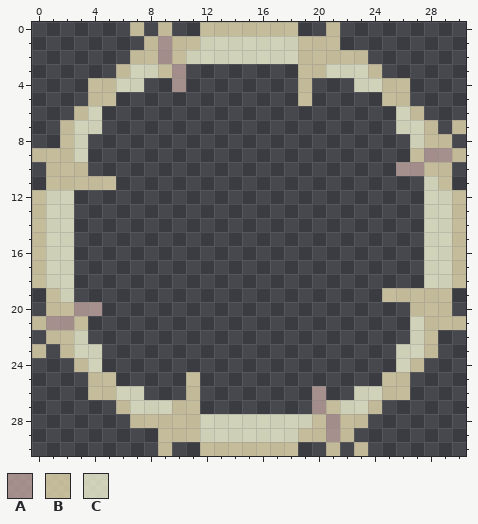
File history of a pixel-art file, Sprite/2024_05_26.aseprite. This is how it looked before the edit.
31x31 pixels, 1 frame.
Palette (. is transparent): A #c6a8a3c0  B #ede2b4c0  C #ffffdec0
After:
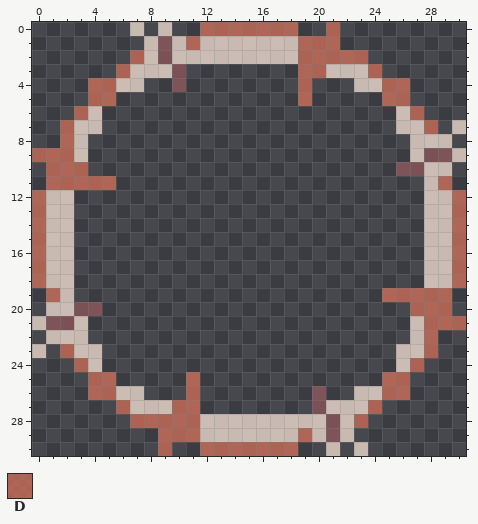
Colours new in this view: D #d17058c0
Changes in this commit:
Colour A changes from #c6a8a3c0 to #92585dc0.
Colour C changes from #ffffdec0 to #f6e4d4c0.
Colour B gives way to colour C in row 0 at x 7 and 9; in rows 1 to 2 at x 8 and 10; in row 3 at x 9; in row 7 at x 30; in row 8 at x 28 to 29; in row 9 at x 27 and 30.
Colour B gives way to colour C in row 10 at x 28 to 29; in row 20 at x 1 to 2; in row 21 at x 0 and 3; in row 22 at x 1 to 2; in row 23 at x 0; in row 27 at x 21.
Colour B gives way to colour C in rows 28 to 29 at x 20 and 22; in row 30 at x 21 and 23.
Colour B gives way to colour D in row 0 at x 12 to 18 and 21; in row 1 at x 11 and 19 to 21; in row 2 at x 7 and 19 to 23; in row 3 at x 6, 19 to 20 and 24; in rows 4 to 5 at x 4 to 5, 19 and 25 to 26; in row 6 at x 3 and 27.
Colour B gives way to colour D in row 7 at x 2 and 28; in row 8 at x 2; in row 9 at x 0 to 2; in row 10 at x 1 to 3; in row 11 at x 1 to 5 and 29; in rows 12 to 18 at x 0 and 30.
Colour B gives way to colour D in row 19 at x 1 and 25 to 29; in row 20 at x 27 to 29; in row 21 at x 28 to 30; in row 22 at x 28; in row 23 at x 2 and 28; in row 24 at x 3 and 27.
Colour B gives way to colour D in rows 25 to 26 at x 4 to 5, 11 and 25 to 26; in row 27 at x 6, 10 to 11 and 24; in row 28 at x 7 to 11 and 23; in row 29 at x 9 to 11 and 19; in row 30 at x 9 and 12 to 18.
Changed places in both pictures, as pixel boxes (x1, y1, x2, y2):
changed: (32, 22, 466, 456)
